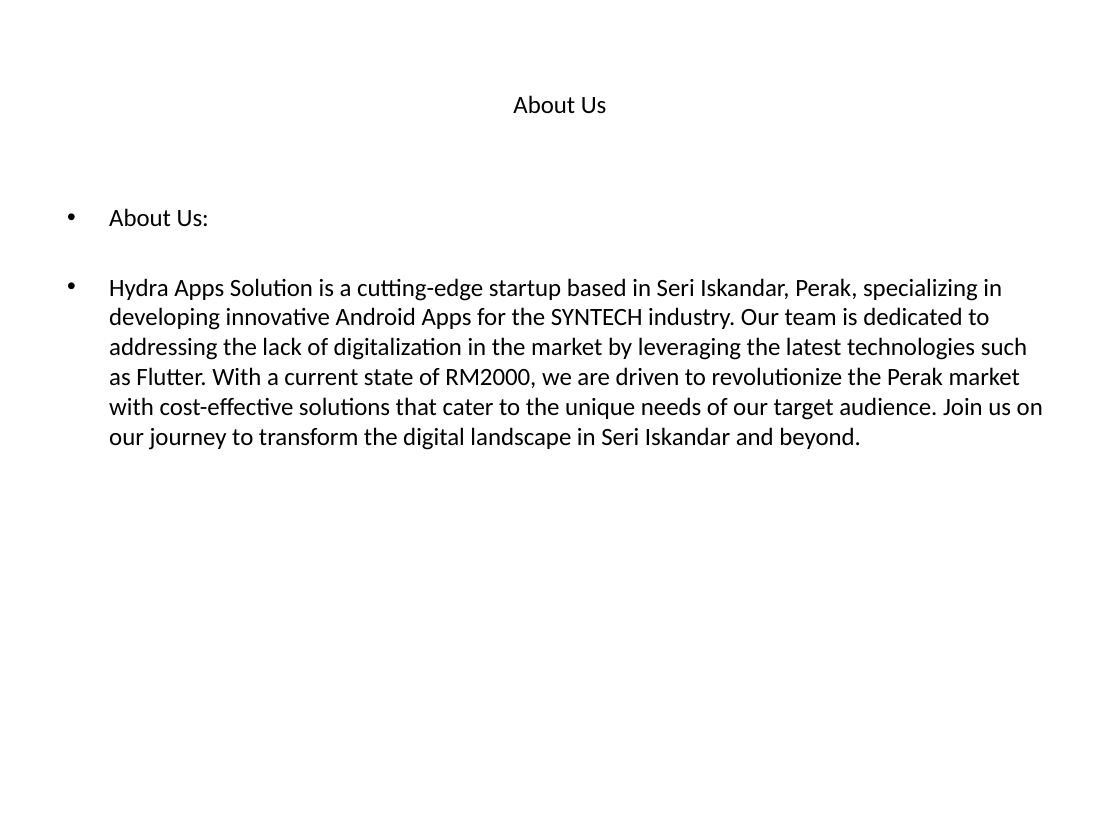
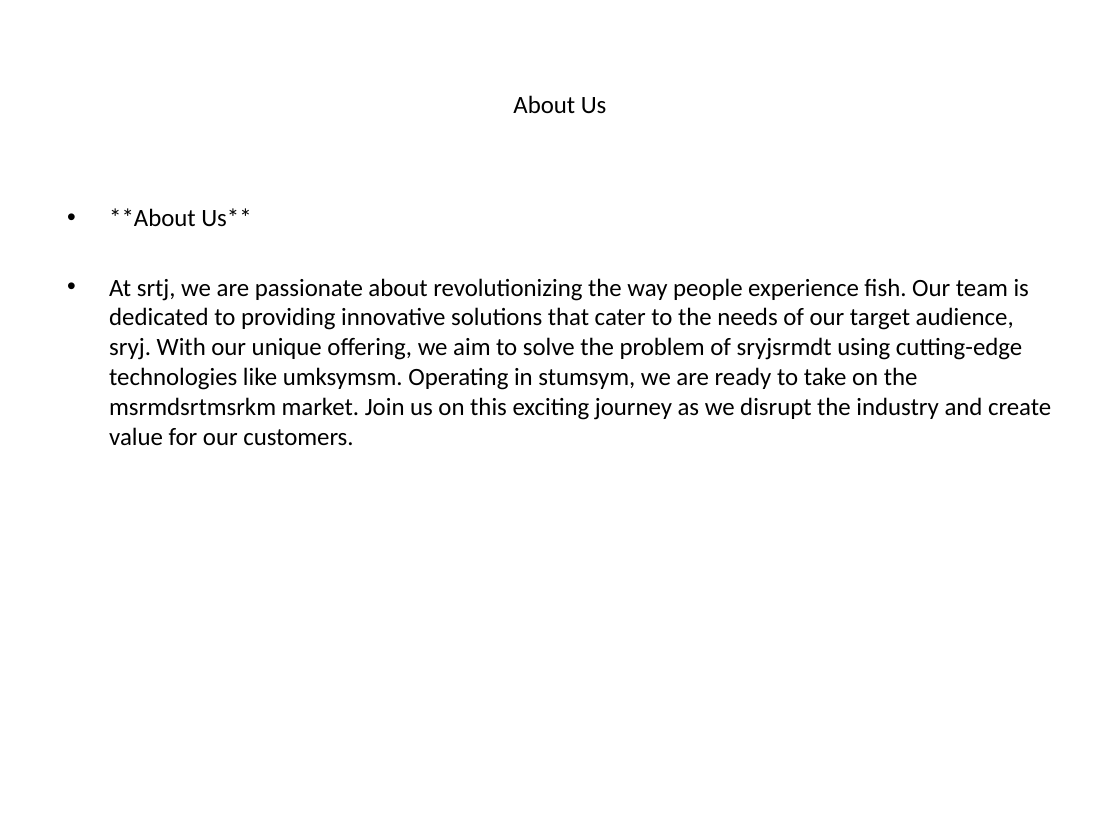
Before and after one commit to luhouyang/cantimagine, a slide deck: slide 2 of generated_ppt/_presentation.pptx. Drawn at 1120x840 pixels with LibreOffice and Linux fonts; fonts in the diff are those of the drawing. Boxes give left, top, right and bottom in pixels: in the first picture for what was removed or moved away, otherwise in the second. Text is boxed around its words. In the diff, an @@ line names an element or a change of style, - is before the commit and + after.

```diff
--- a/generated_ppt/_presentation.pptx
+++ b/generated_ppt/_presentation.pptx
@@ text at (109,208,1051,446): text changed @@
-• About Us:
-• Hydra Apps Solution is a cutting-edge startup based in Seri Iskandar, Perak, specializing in developing innovative Android Apps for the SYNTECH industry. Our team is dedicated to addressing the lack of digitalization in the market by leveraging the latest technologies such as Flutter. With a current state of RM2000, we are driven to revolutionize the Perak market with cost-effective solutions that cater to the unique needs of our target audience. Join us on our journey to transform the digital landscape in Seri Iskandar and beyond.
+• **About Us**
+• At srtj, we are passionate about revolutionizing the way people experience fish. Our team is dedicated to providing innovative solutions that cater to the needs of our target audience, sryj. With our unique offering, we aim to solve the problem of sryjsrmdt using cutting-edge technologies like umksymsm. Operating in stumsym, we are ready to take on the msrmdsrtmsrkm market. Join us on this exciting journey as we disrupt the industry and create value for our customers.
```
Also in this commit, not shown: 4 other slides changed, 4 other files.
